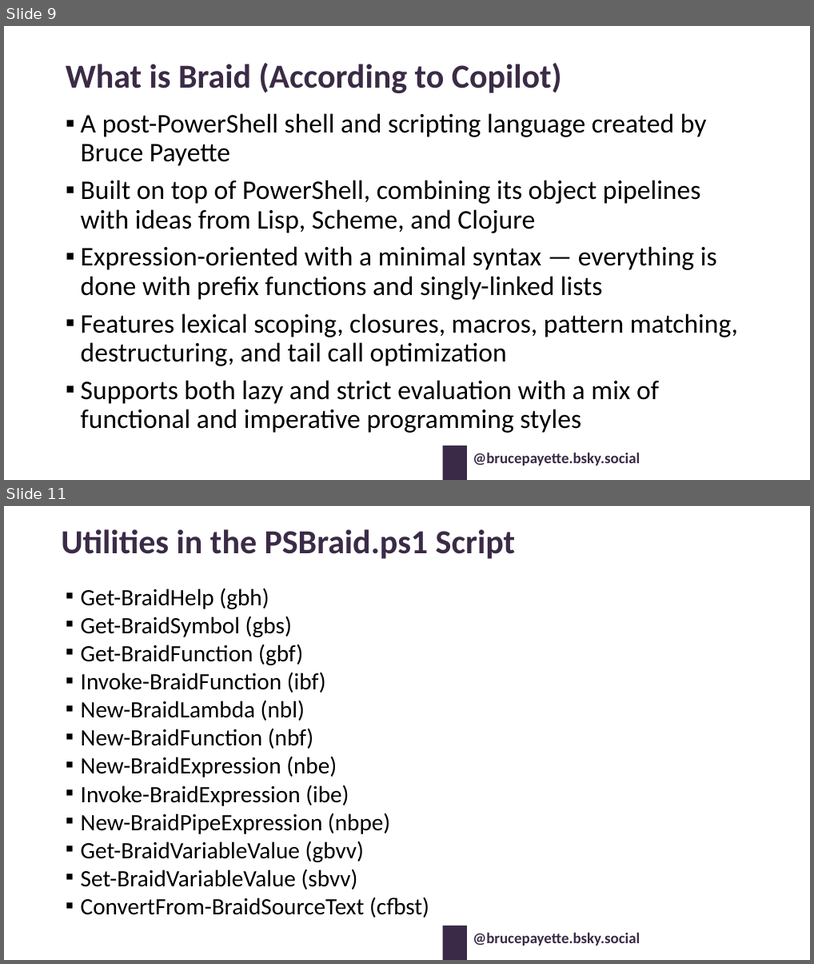
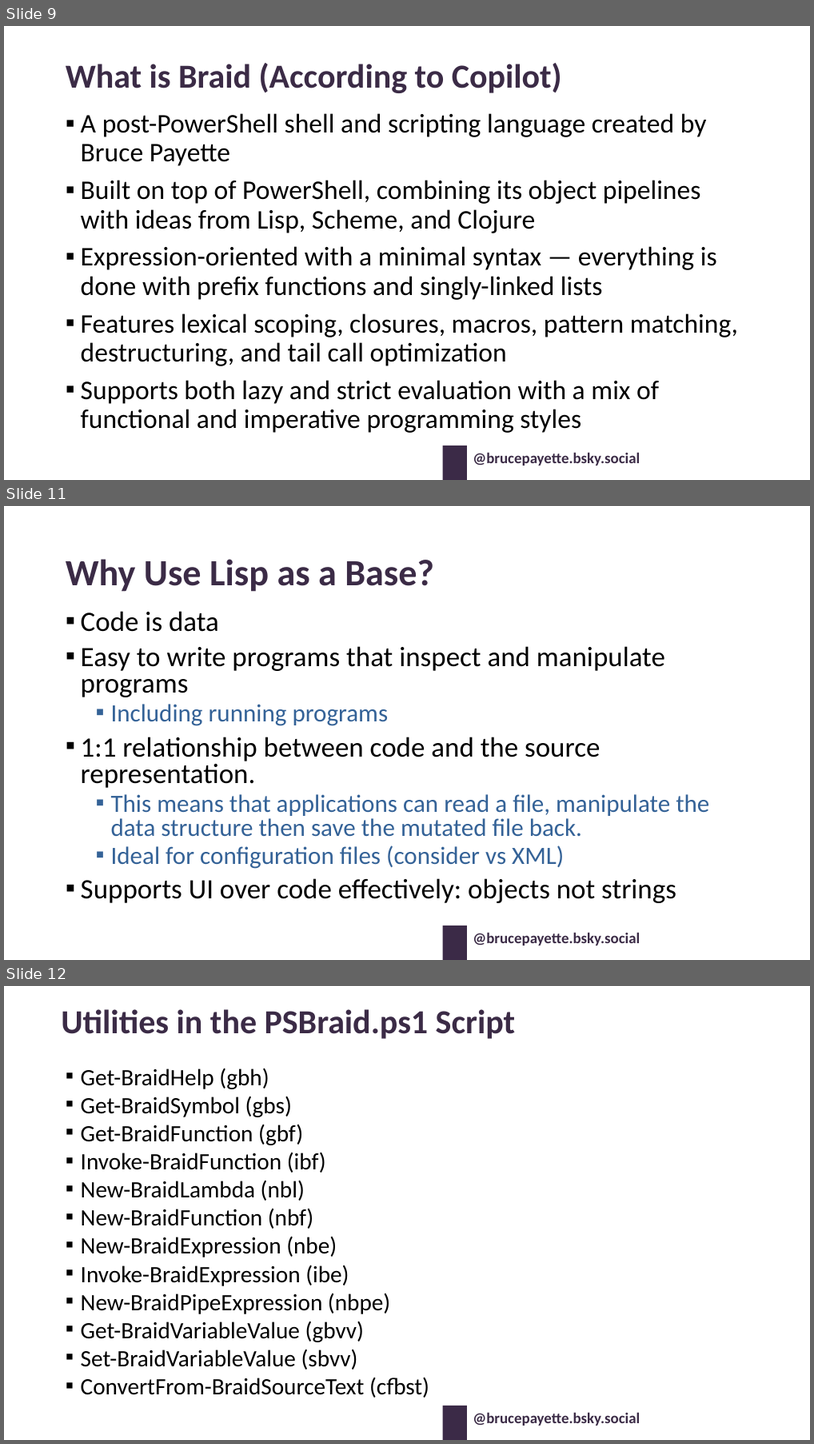
Before and after one commit to BrucePay/BraidLang, a slide deck: PSCONF26_Payette_Leveraging_Braid.pptx. Shown one above the other, each under a label of ours: slides 9 and 11 before the commit, slides 9, 11 and 12 after it; the slides between them are not shown. The pictures are 814x964 and 814x1444 pixels, drawn with LibreOffice and Linux fonts; fonts in the diff are those of the drawing; background and template pictures are left out. Boxes give left, top, right and bottom in pixels: in the first picture for what was removed or moved away, otherwise in the second. Text is boxed around its words. In the diff, an @@ line names an element or a change of style, - is before the commit and + after.

```diff
--- a/PSCONF26_Payette_Leveraging_Braid.pptx
+++ b/PSCONF26_Payette_Leveraging_Braid.pptx
@@ slide 11 added at (4,506,810,960), background picture (left out); not listed: 2 template elements that a slide beside it also shows @@
@@ title added at (66,559,434,592), 44 pt, text #3B2B46, bold @@
+Why Use Lisp as a Base?
@@ text added at (81,611,710,903), 33.3 pt, text #000000 @@
+▪ Code is data
+▪ Easy to write programs that inspect and manipulate programs
+  ▪ Including running programs
+▪ 1:1 relationship between code and the source representation.
+  ▪ This means that applications can read a file, manipulate the data structure then save the mutated file back.
+  ▪ Ideal for configuration files (consider vs XML)
+▪ Supports UI over code effectively: objects not strings
@@ what was slide 11 is now slide 12 @@
```
Also in this commit, not shown: 2 slides changed, 2 other files.
